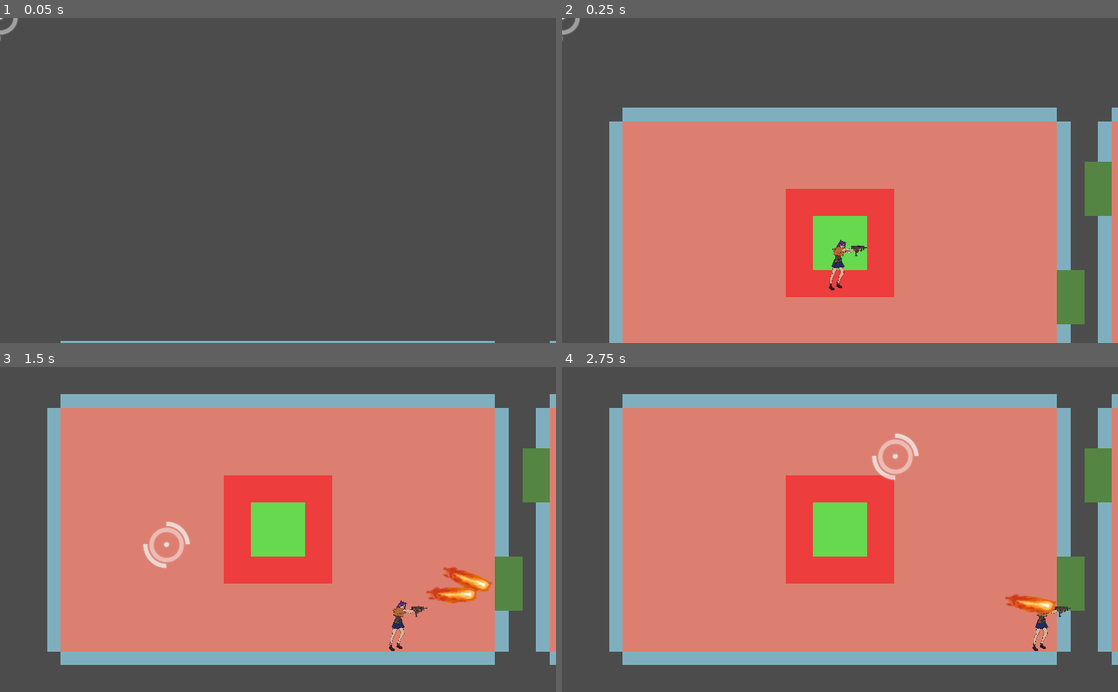
Above: before the commit, frames 1-4 (two rows, left to right).
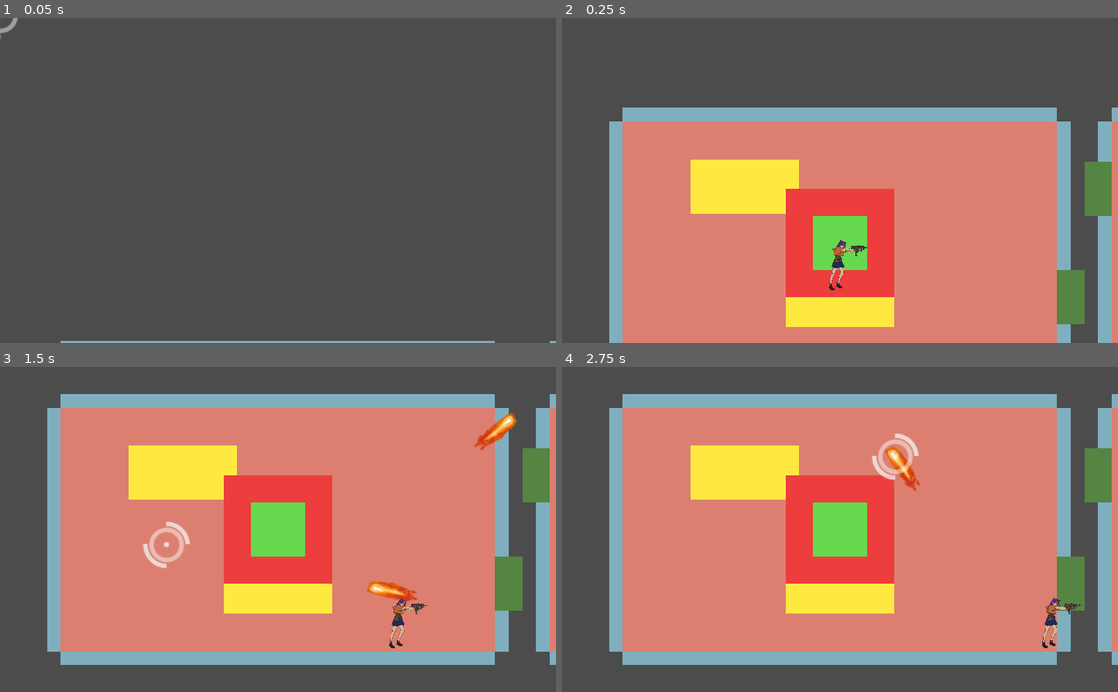
Above: after the commit, the same moments.

Repository: htw6174/purge-cycle
Game: Godot game, scene res://main.tscn
Two runs of this game, one before a commit and one after it. Both use one fixed random seed, a clock stepped at 60 frames per second and the inputs below.
Inputs (mouse positions are in pixels of both pictures, inside the frame that each line leads up to):
- Up to frame 1 (0.05 s): no input
- Up to frame 2 (0.25 s): no input
- Up to frame 3 (1.5 s): move the mouse to (400, 513) at 0.52 s; hold Right (move_right) 0.53-1.28 s; tap Space (fire_primary) at 0.6, 1.35 s; move the mouse to (166, 545) at 1.27 s; hold Down (move_down) from 1.28 s (still down)
- Up to frame 4 (2.75 s): move the mouse to (895, 458) at 2.02 s; release Down (move_down) at 2.03 s; hold Right (move_right) from 2.03 s (still down); tap Space (fire_primary) at 2.1 s

The runs differ from the first frame. In frame 1, less than 0.1% of the frame differs, in the area x 0-4%, y 0-8%; in frame 2, 4.9%; in frame 3, 6.6%, in the area x 23-93%, y 13-88%; in frame 4, 5.9%.

Commit message:
add basic enemy; fix firing direction

Diff:
--- /dev/null
+++ b/enemy/ai_test.tscn
@@ -0,0 +1,25 @@
+[gd_scene load_steps=4 format=2]
+
+[ext_resource path="res://player/player.tscn" type="PackedScene" id=1]
+[ext_resource path="res://enemy/enemy_base.tscn" type="PackedScene" id=2]
+[ext_resource path="res://room/combat_room.tscn" type="PackedScene" id=3]
+
+[node name="Node2D" type="Node2D"]
+
+[node name="CombatRoom" parent="." instance=ExtResource( 3 )]
+
+[node name="Player" parent="." instance=ExtResource( 1 )]
+
+[node name="Enemies" type="Node2D" parent="."]
+
+[node name="Enemy1" parent="Enemies" instance=ExtResource( 2 )]
+position = Vector2( -66, -21 )
+
+[node name="Enemy2" parent="Enemies" instance=ExtResource( 2 )]
+position = Vector2( 66, -19 )
+
+[node name="Enemy3" parent="Enemies" instance=ExtResource( 2 )]
+position = Vector2( -73, 43 )
+
+[node name="Enemy4" parent="Enemies" instance=ExtResource( 2 )]
+position = Vector2( 73, 43 )
--- /dev/null
+++ b/enemy/enemy.gd
@@ -0,0 +1,30 @@
+extends KinematicBody2D
+
+export(int) var hazard_rating: int = 1
+export(int) var hp_max: int = 1
+export(float) var move_speed: float = 20
+
+var hp_current: int
+
+var target: Node2D
+
+func _ready():
+	hp_current = hp_max
+
+func _physics_process(delta):
+	if target == null:
+		var player_nodes = get_tree().get_nodes_in_group("Player")
+		if player_nodes.size() > 0:
+			target = player_nodes[0]
+	if target:
+		var to_vector = self.global_position.direction_to(target.global_position)
+		self.move_and_slide(to_vector * move_speed)
+
+func take_damage(amount: int):
+	hp_current -= amount
+	if hp_current <= 0:
+		self.queue_free()
+
+
+func _on_HitBoxArea_area_entered(area):
+	take_damage(1)
--- /dev/null
+++ b/enemy/enemy_base.tscn
@@ -0,0 +1,32 @@
+[gd_scene load_steps=4 format=2]
+
+[ext_resource path="res://enemy/enemy.gd" type="Script" id=1]
+
+[sub_resource type="RectangleShape2D" id=1]
+extents = Vector2( 5, 3 )
+
+[sub_resource type="CapsuleShape2D" id=2]
+radius = 5.0
+height = 10.0
+
+[node name="Enemy" type="KinematicBody2D"]
+collision_layer = 17
+script = ExtResource( 1 )
+
+[node name="Polygon2D" type="Polygon2D" parent="."]
+color = Color( 0.74902, 0.290196, 0.568627, 1 )
+polygon = PoolVector2Array( -5, 0, -5, -20, 5, -20, 5, 0 )
+
+[node name="CollisionShape2D" type="CollisionShape2D" parent="."]
+position = Vector2( 0, -3 )
+shape = SubResource( 1 )
+
+[node name="HitBoxArea" type="Area2D" parent="."]
+collision_layer = 16
+collision_mask = 8
+
+[node name="CollisionShape2D" type="CollisionShape2D" parent="HitBoxArea"]
+position = Vector2( 0, -10 )
+shape = SubResource( 2 )
+
+[connection signal="area_entered" from="HitBoxArea" to="." method="_on_HitBoxArea_area_entered"]
--- a/game_logic/room_spawner.gd
+++ /dev/null
@@ -1,22 +0,0 @@
-extends Node2D
-
-export(PackedScene) var room_scene: PackedScene
-export(int) var room_count: int = 4
-export(float) var room_height: float = 100 # TODO: any way to automatically determine this?
-
-var rooms: Array
-
-func _ready():
-	spawn_rooms()
-
-func spawn_rooms():
-	rooms.resize(room_count)
-	for i in room_count:
-		var new_room: RoomController = room_scene.instance()
-		self.add_child(new_room)
-		new_room.owner = self
-		if i > 0:
-			rooms[i - 1].next_room = new_room
-		new_room.position = Vector2(0, -room_height * i)
-		rooms[i] = new_room
-	rooms[-1].next_room = rooms[0]
--- a/player/player.gd
+++ b/player/player.gd
@@ -4,6 +4,8 @@
 
 export(float) var move_speed: float = 60
 export(PackedScene) var bullet_scene: PackedScene
+export(NodePath) var crosshair_path: NodePath
+onready var crosshair: Node2D = get_node(crosshair_path)
 
 var controls_enabled = true
 var fire_tween
@@ -16,7 +18,7 @@
 	fire_tween.tween_callback(self, "fire").set_delay(0.2) # TODO: use default weapon delay
 	fire_tween.stop()
 
-func _process(delta):
+func _physics_process(delta):
 	if controls_enabled:
 		var move_vector = Vector2.ZERO
 		if Input.is_action_pressed("move_right"):
@@ -29,9 +31,10 @@
 			move_vector.y -= 1
 
 		if move_vector.length() > 0:
-			move_vector = move_vector.normalized() * move_speed * delta
+			move_vector = move_vector.normalized() * move_speed
 
-		self.move_and_collide(move_vector)
+		# velocity should NOT factor in delta
+		self.move_and_slide(move_vector)
 
 		if Input.is_action_just_pressed("fire_primary"):
 			start_fire()
@@ -46,10 +49,10 @@
 	fire_tween.stop()
 
 func fire():
-	print("Fire!")
-	var new_shot = bullet_scene.instance()
+	var new_shot = bullet_scene.instance() as Bullet
 	new_shot.position = self.position + $BulletOrigin.position
 	$Unattached/FiredShots.add_child(new_shot)
+	new_shot.fire_towards(crosshair)
 	#new_shot.owner = $Unattached/FiredShots
 
 func start_room_change(room_entered: RoomController, direction: int):
--- a/player/player.tscn
+++ b/player/player.tscn
@@ -7,31 +7,31 @@
 [ext_resource path="res://game_logic/panning_camera.gd" type="Script" id=5]
 [ext_resource path="res://weapons/bullet_player.tscn" type="PackedScene" id=6]
 
-[sub_resource type="RectangleShape2D" id=1]
-extents = Vector2( 5, 3 )
+[sub_resource type="CircleShape2D" id=3]
+radius = 3.0
 
 [sub_resource type="CapsuleShape2D" id=2]
-radius = 5.0
-height = 10.0
+radius = 3.0
+height = 12.0
 
 [node name="Player" type="KinematicBody2D" groups=["Player"]]
-collision_layer = 7
+collision_layer = 3
 collision_mask = 19
 script = ExtResource( 3 )
 bullet_scene = ExtResource( 6 )
-
-[node name="Unattached" type="Node" parent="."]
-
-[node name="Camera2D" type="Camera2D" parent="Unattached"]
-current = true
-zoom = Vector2( 0.2, 0.2 )
-script = ExtResource( 5 )
-
-[node name="FiredShots" type="Node2D" parent="Unattached"]
+crosshair_path = NodePath("Unattached/Crosshair")
 
 [node name="CollisionShape2D" type="CollisionShape2D" parent="."]
-position = Vector2( 0, -3 )
-shape = SubResource( 1 )
+position = Vector2( -1.5, -2 )
+shape = SubResource( 3 )
+
+[node name="HitBoxArea" type="Area2D" parent="."]
+collision_layer = 4
+collision_mask = 32
+
+[node name="CollisionShape2D" type="CollisionShape2D" parent="HitBoxArea"]
+position = Vector2( -0.5, -10 )
+shape = SubResource( 2 )
 
 [node name="BottomSprite" type="AnimatedSprite" parent="."]
 position = Vector2( 0, -6 )
@@ -47,14 +47,13 @@
 [node name="BulletOrigin" type="Node2D" parent="."]
 position = Vector2( 8.87598, -15.876 )
 
-[node name="CanvasLayer" type="CanvasLayer" parent="."]
+[node name="Unattached" type="Node" parent="."]
 
-[node name="Crosshair" parent="CanvasLayer" instance=ExtResource( 4 )]
+[node name="Camera2D" type="Camera2D" parent="Unattached"]
+current = true
+zoom = Vector2( 0.2, 0.2 )
+script = ExtResource( 5 )
 
-[node name="HitBoxArea" type="Area2D" parent="."]
-collision_layer = 4
-collision_mask = 32
+[node name="FiredShots" type="Node2D" parent="Unattached"]
 
-[node name="CollisionShape2D" type="CollisionShape2D" parent="HitBoxArea"]
-position = Vector2( 0, -10 )
-shape = SubResource( 2 )
+[node name="Crosshair" parent="Unattached" instance=ExtResource( 4 )]
--- a/project.godot
+++ b/project.godot
@@ -9,6 +9,11 @@
 config_version=4
 
 _global_script_classes=[ {
+"base": "Node2D",
+"class": "Bullet",
+"language": "GDScript",
+"path": "res://weapons/bullet_player.gd"
+}, {
 "base": "Object",
 "class": "Defs",
 "language": "GDScript",
@@ -40,6 +45,7 @@
 "path": "res://room/room_controller.gd"
 } ]
 _global_script_class_icons={
+"Bullet": "",
 "Defs": "",
 "Door": "",
 "LevelController": "",
@@ -96,6 +102,7 @@
 fire_primary={
 "deadzone": 0.5,
 "events": [ Object(InputEventKey,"resource_local_to_scene":false,"resource_name":"","device":0,"alt":false,"shift":false,"control":false,"meta":false,"command":false,"pressed":false,"scancode":32,"physical_scancode":0,"unicode":0,"echo":false,"script":null)
+, Object(InputEventMouseButton,"resource_local_to_scene":false,"resource_name":"","device":0,"alt":false,"shift":false,"control":false,"meta":false,"command":false,"button_mask":0,"position":Vector2( 0, 0 ),"global_position":Vector2( 0, 0 ),"factor":1.0,"button_index":1,"pressed":false,"doubleclick":false,"script":null)
  ]
 }
 
--- a/room/combat_room.tscn
+++ b/room/combat_room.tscn
@@ -1,7 +1,8 @@
-[gd_scene load_steps=5 format=2]
+[gd_scene load_steps=6 format=2]
 
 [ext_resource path="res://room/room_controller.gd" type="Script" id=1]
 [ext_resource path="res://room/door.tscn" type="PackedScene" id=2]
+[ext_resource path="res://room/obstacles/table.tscn" type="PackedScene" id=3]
 
 [sub_resource type="RectangleShape2D" id=3]
 extents = Vector2( 35, 2.5 )
@@ -86,3 +87,11 @@
 [node name="CollisionShape2D2" type="CollisionShape2D" parent="Walls/Left/StaticBody2D"]
 position = Vector2( -2.5, -27.5 )
 shape = SubResource( 4 )
+
+[node name="Obstacles" type="Node2D" parent="."]
+
+[node name="Table" parent="Obstacles" instance=ExtResource( 3 )]
+position = Vector2( -35, -21 )
+
+[node name="Table2" parent="Obstacles" instance=ExtResource( 3 )]
+position = Vector2( 0, 21 )
--- a/room/level_exit.gd
+++ b/room/level_exit.gd
@@ -8,11 +8,11 @@
 
 func _ready():
 	GameController.connect("purge_activated", self, "_on_GameController_purge_activated")
-	closed_collider.disabled = is_open
+	closed_collider.set_deferred("disabled", is_open)
 
 func _on_GameController_purge_activated():
 	is_open = true
-	closed_collider.disabled = true
+	closed_collider.set_deferred("disabled", true)
 	$Polygon2D.color = Color.white
 
 
--- /dev/null
+++ b/room/obstacles/table.tscn
@@ -0,0 +1,13 @@
+[gd_scene load_steps=2 format=2]
+
+[sub_resource type="RectangleShape2D" id=1]
+
+[node name="Table" type="StaticBody2D"]
+
+[node name="CollisionShape2D" type="CollisionShape2D" parent="."]
+scale = Vector2( 2, 1 )
+shape = SubResource( 1 )
+
+[node name="Polygon2D" type="Polygon2D" parent="."]
+color = Color( 1, 0.917647, 0.258824, 1 )
+polygon = PoolVector2Array( -20, -10, 20, -10, 20, 10, -20, 10 )
--- a/room/room_controller.gd
+++ b/room/room_controller.gd
@@ -33,7 +33,7 @@
 func activate_room():
 	# enable exit door colliders, start combat wave on first entry
 	for door in doors:
-		door.is_open = is_exitable
+		door.is_open = door.visible and is_exitable
 
 func deactivate_room():
 	for door in doors:
--- a/weapons/bullet_player.gd
+++ b/weapons/bullet_player.gd
@@ -1,4 +1,17 @@
-extends Node
+extends Node2D
+
+class_name Bullet
+
+var speed: float = 100
+var velocity: Vector2
+
+func fire_towards(target: Node2D):
+	var dir = self.global_position.direction_to(target.global_position)
+	velocity = dir * speed
+	self.rotation = dir.angle()
+
+func _physics_process(delta):
+	self.position += velocity * delta
 
 func self_destruct():
 	self.queue_free()
@@ -6,3 +19,7 @@
 
 func _on_Timer_timeout():
 	self_destruct()
+
+
+func _on_PlayerBullet_body_entered(body):
+	self_destruct()
--- a/weapons/bullet_player.tscn
+++ b/weapons/bullet_player.tscn
@@ -5,11 +5,9 @@
 
 [sub_resource type="RectangleShape2D" id=1]
 
-[node name="PlayerBullet" type="RigidBody2D"]
-collision_layer = 25
-collision_mask = 0
-gravity_scale = 0.0
-linear_velocity = Vector2( 100, 0 )
+[node name="PlayerBullet" type="Area2D"]
+collision_layer = 8
+collision_mask = 16
 script = ExtResource( 2 )
 
 [node name="CollisionShape2D" type="CollisionShape2D" parent="."]
@@ -23,4 +21,5 @@
 [node name="Timer" type="Timer" parent="."]
 autostart = true
 
+[connection signal="body_entered" from="." to="." method="_on_PlayerBullet_body_entered"]
 [connection signal="timeout" from="Timer" to="." method="_on_Timer_timeout"]
--- a/weapons/crosshair.gd
+++ b/weapons/crosshair.gd
@@ -5,4 +5,5 @@
 
 func _process(delta):
 	# follow mouse
-	self.position = get_viewport().get_mouse_position()
+	#self.position = get_viewport().get_mouse_position()
+	self.position = get_global_mouse_position()
--- a/weapons/crosshair.tscn
+++ b/weapons/crosshair.tscn
@@ -4,6 +4,6 @@
 [ext_resource path="res://weapons/crosshair.gd" type="Script" id=2]
 
 [node name="Crosshair" type="Sprite"]
-scale = Vector2( 0.5, 0.5 )
+scale = Vector2( 0.1, 0.1 )
 texture = ExtResource( 1 )
 script = ExtResource( 2 )
